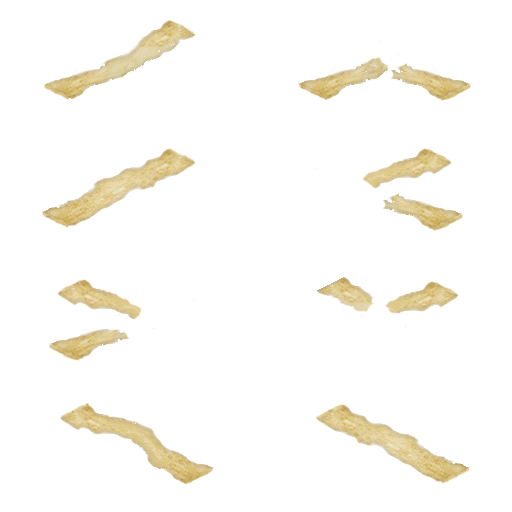
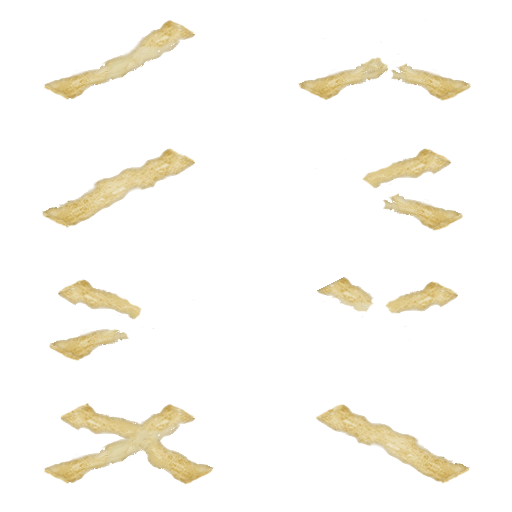
Revision of a layered 512x512 image; what changed, layer by layer:
painted on "图层 0" over <box>43,403,195,484</box>
